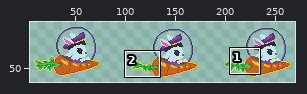
Sprite sheet, stored at ShellHacks2024/Assets/Art/Player/playerMovement-Sheet.png. The first picture is a wide view before the edit; the outline marks the close-up.
Close-up. As it was:
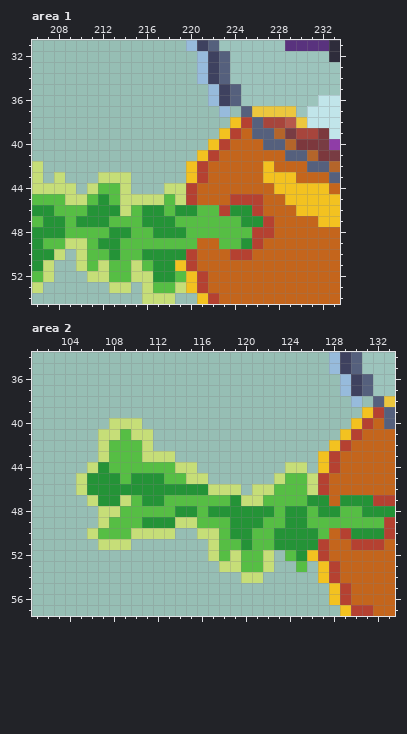
The file is 288x64 pixels. Shown: area 1: x 206..233, y 31..54; area 2: x 101..133, y 34..57. The wide view leaves out empty margins.
The same view after the edit:
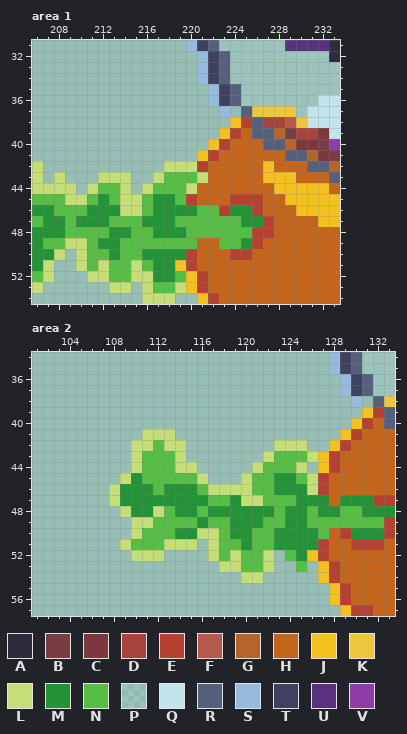
Palette (. is transparent): A #2e2c3b  B #783c43  C #7c383d  D #a7453c  E #b54131  F #b6594c  G #b4652a  H #c4651c  J #f3c220  K #ecc73e  L #c6de78  M #249337  N #56be44  P #c1e5ea26  Q #c1e5ea  R #55607d  S #97bbdc  T #3e415f  U #59327e  V #8f3da7
Changes in this commit:
Area 1:
There is now colour L in row 42 at x 218 to 219; in row 43 at x 217; in row 44 at x 216.
The edit turns colour E into colour L in row 43 at x 221; in row 44 at x 220.
The edit turns colour J into colour L in row 42 at x 220.
The edit turns colour N into colour L in row 46 at x 215.
The edit turns colour L into colour M in row 45 at x 217.
The edit turns colour N into colour M in rows 45 to 46 at x 218.
There is now colour N in row 43 at x 218 to 219; in row 44 at x 217.
The edit turns colour J into colour N in row 43 at x 220.
The edit turns colour L into colour N in row 44 at x 218 to 219; in row 45 at x 216 and 219.
The edit turns colour M into colour N in row 46 at x 216.
Area 2:
There is now colour L in row 41 at x 112 to 113; in row 42 at x 113 to 114 and 123 to 125; in row 43 at x 114, 122 and 126; in row 44 at x 121; in rows 45 to 46 at x 120; in row 51 at x 113 to 115.
There is now colour L in row 52 at x 110 to 112.
The edit turns colour M into colour L in rows 46 to 47 at x 108; in row 49 at x 111.
The edit turns colour N into colour L in rows 42 to 44 at x 110; in row 45 at x 109; in row 48 at x 109 and 112; in row 49 at x 110.
There is now colour M in row 50 at x 114 to 115.
The edit turns colour L into colour M in row 45 at x 123; in row 47 at x 109.
The edit turns colour N into colour M in row 45 at x 124; in row 46 at x 123 to 125; in row 47 at x 110, 113 to 116 and 125; in row 48 at x 110 to 111; in row 49 at x 116.
There is now colour N in row 42 at x 112; in row 43 at x 123 to 125; in row 44 at x 122 to 123; in row 45 at x 121 to 122; in row 51 at x 110 to 112.
The edit turns colour L into colour N in row 43 at x 111 to 113; in row 44 at x 124; in row 45 at x 115; in row 46 at x 121 to 122; in row 49 at x 114 to 115; in row 50 at x 111 to 113.
The edit turns colour M into colour N in row 45 at x 111 to 112; in row 46 at x 112 and 116; in row 49 at x 112 to 113.
Colour L is gone in row 40 at x 108 to 110; in row 41 at x 107 to 108 and 110; in rows 42 to 43 at x 107; in row 44 at x 106; in rows 45 to 46 at x 105; in row 47 at x 106.
Colour L is gone in row 48 at x 107 to 108; in row 49 at x 107; in row 50 at x 106; in row 51 at x 107 to 108.
Colour M is gone in row 44 at x 107; in row 45 at x 106 to 108; in row 46 at x 106 to 107; in row 47 at x 107.
Colour N is gone in row 41 at x 109; in rows 42 to 44 at x 108 to 109; in row 49 at x 108 to 109; in row 50 at x 107 to 109.
Pixel boxes of the changes (left, top, right, bottom) in both close-ups:
changed: (131, 161, 208, 216)
changed: (76, 418, 318, 561)
